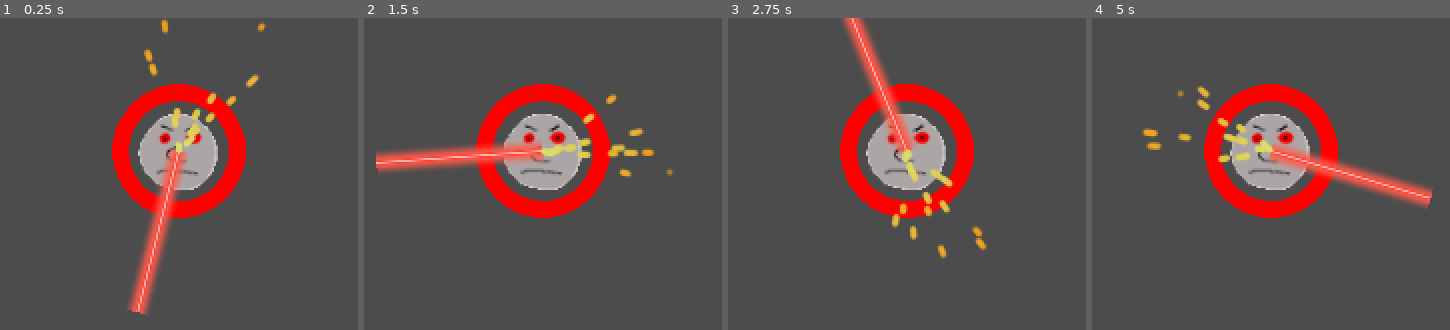
Above: before the commit, frames 1-4 (left to right).
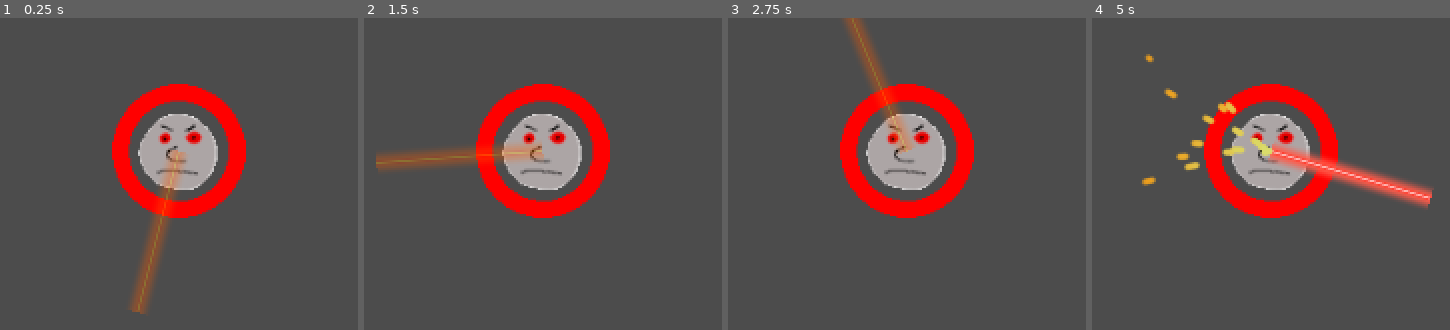
Above: after the commit, the same moments.

Repository: Junber/LD-47
Game: Godot game, scene res://Scenes/Cyborg.tscn
Two runs of this game, one before a commit and one after it. Both use one fixed random seed, a clock stepped at 60 frames per second and the inputs below. This scene is started directly instead of the project's main scene.
Inputs:
- Up to frame 1 (0.25 s): no input
- Up to frame 2 (1.5 s): hold D (move_right) 0.53-1.28 s; tap Space (boost) at 0.6, 1.35 s; hold S (move_down) from 1.28 s (still down)
- Up to frame 3 (2.75 s): release S (move_down) at 2.03 s; hold D (move_right) from 2.03 s (still down); tap Space (boost) at 2.1 s
- Up to frame 4 (5 s): release D (move_right) at 2.78 s; hold W (move_up) 2.78-3.53 s; tap Space (boost) at 2.85, 3.6, 4.35 s; hold A (move_left) from 3.53 s (still down)

The runs differ from the first frame. In frame 1, 3.8% of the frame differs, in the area x 35-75%, y 0-95%; in frame 2, 3.8%, in the area x 3-87%, y 24-52%; in frame 3, 3.5%; in frame 4, 2.0%.
Error in both runs: Invalid get index 'position' (on base: 'null instance'). (res://Cyborg.gd:6)

Commit message:
Cyborg now telegraphs the laser before it damages

Diff:
--- a/Scenes/Cyborg.tscn
+++ b/Scenes/Cyborg.tscn
@@ -59,14 +59,21 @@
 [node name="LaserBeam" type="Line2D" parent="Laser" index="0"]
 points = PoolVector2Array( 0, 0, 0, 100 )
 width = 20.0
-default_color = Color( 1, 1, 1, 1 )
+default_color = Color( 1, 1, 0, 0.352941 )
 texture = ExtResource( 6 )
 texture_mode = 1
 
 [node name="Sparks" type="Particles2D" parent="Laser" index="1"]
 scale = Vector2( 1.02952, 1.02117 )
+emitting = false
 amount = 100
 lifetime = 0.2
 randomness = 0.13
 process_material = SubResource( 5 )
 texture = ExtResource( 4 )
+
+[node name="StartupTimer" type="Timer" parent="Laser" index="2"]
+wait_time = 3.0
+one_shot = true
+autostart = true
+[connection signal="timeout" from="Laser/StartupTimer" to="Laser" method="_on_StartupTimer_timeout"]
--- a/Scripts/Laser.gd
+++ b/Scripts/Laser.gd
@@ -3,6 +3,8 @@
 onready var laserBeam = $LaserBeam
 onready var laserSparks = $Sparks
 export var damage = -800
+
+var damaging = false
 
 func _process(_delta):
 	if get_parent().dead:
@@ -15,4 +17,10 @@
 		var laserEndPoint = to_local(get_collision_point())
 		laserBeam.points[1] = laserEndPoint
 		laserSparks.position = laserEndPoint
-	get_collider().collideWithLaser(get_parent(), damage * delta)
+		if damaging:
+			get_collider().collideWithLaser(get_parent(), damage * delta)
+
+func _on_StartupTimer_timeout():
+	damaging = true
+	$LaserBeam.default_color = Color("ffffff")
+	$Sparks.emitting = true
